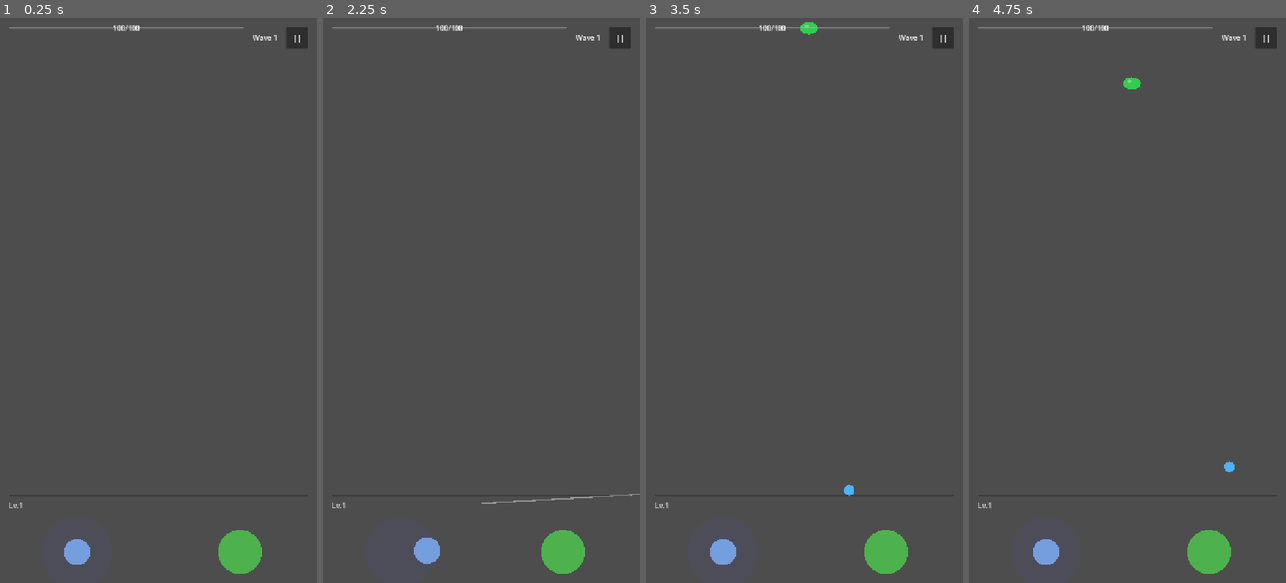
Above: before the commit, frames 1-4 (left to right).
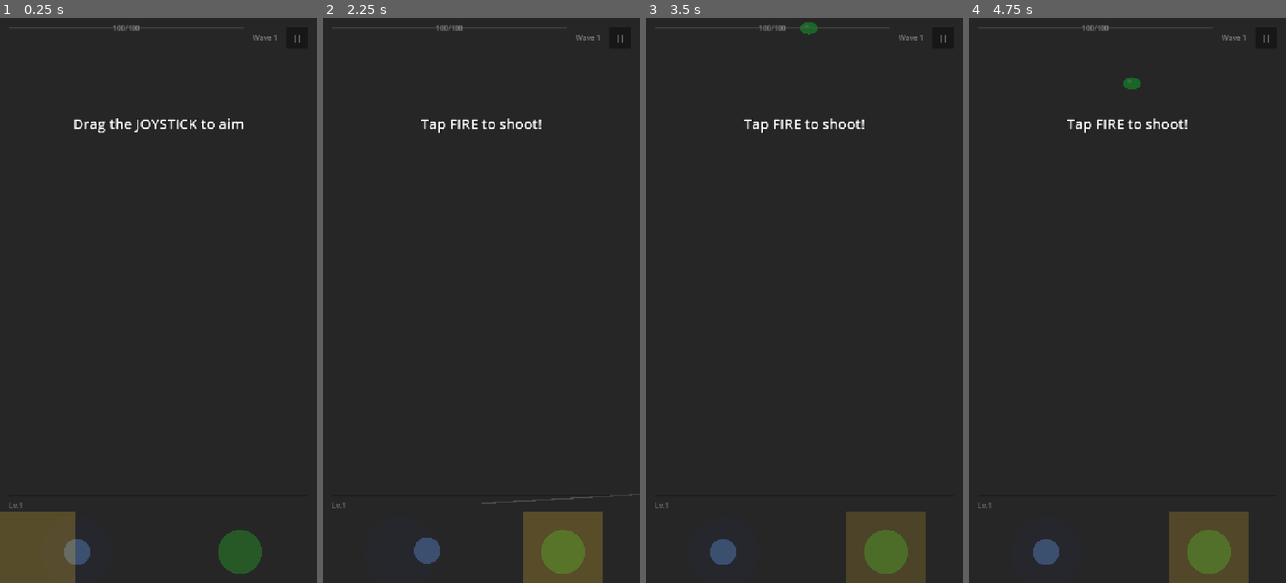
Above: after the commit, the same moments.

Repository: Randroids-Dojo/GoPit
Game: Godot game, scene res://scenes/game.tscn
Same seed, same stepped clock (60 frames per second), same inputs: the game is played once before the commit and once after it.
Inputs (mouse positions are in pixels of both pictures, inside the frame that each line leads up to):
- Up to frame 1 (0.25 s): no input
- Up to frame 2 (2.25 s): click "||" at 0.5 s; click "Resume" at 1.25 s; tap Enter at 2 s; drag from (399, 554) to (481, 549) at 2.02 s
- Up to frame 3 (3.5 s): drag from (886, 554) to (804, 549) at 2.77 s
- Up to frame 4 (4.75 s): move the mouse to (1159, 176) at 3.52 s; hold Right 3.53-4.25 s; tap Backspace at 3.6 s; click (1159, 176) at 3.67 s; drag from (1111, 413) to (1032, 215) at 4.27 s

The runs differ from the first frame. In frame 1, 100% of the frame differs, in the area x 0-100%, y 0-100%; in frame 2, 100%; in frame 3, 100%; in frame 4, 100%.

Commit message:
Add screen shake, damage feedback, and tutorial overlay
Screen shake & feedback (GoPit-bs4):
- CameraShake autoload for global screen shake effects
- Damage vignette flash on player damage
- Hit particles and floating damage numbers on enemy hits
- Small shake on enemy hit, larger shake on player damage

Tutorial overlay (GoPit-k6s):
- Step-by-step tutorial for new players
- Highlights joystick, fire button, then tracks first enemy hit
- Persists completion state to user://settings.save
- Auto-dismisses after tutorial completion

Diff:
--- a/project.godot
+++ b/project.godot
@@ -19,6 +19,7 @@
 
 GameManager="*res://scripts/autoload/game_manager.gd"
 SoundManager="*res://scripts/autoload/sound_manager.gd"
+CameraShake="*res://scripts/effects/camera_shake.gd"
 
 [display]
 
--- /dev/null
+++ b/scenes/effects/damage_number.tscn
@@ -0,0 +1,17 @@
+[gd_scene load_steps=2 format=3 uid="uid://damage_number"]
+
+[ext_resource type="Script" path="res://scripts/effects/damage_number.gd" id="1_script"]
+
+[node name="DamageNumber" type="Label"]
+offset_left = -50.0
+offset_top = -20.0
+offset_right = 50.0
+offset_bottom = 20.0
+theme_override_colors/font_color = Color(1, 1, 1, 1)
+theme_override_colors/font_outline_color = Color(0, 0, 0, 1)
+theme_override_constants/outline_size = 4
+theme_override_font_sizes/font_size = 24
+text = "10"
+horizontal_alignment = 1
+vertical_alignment = 1
+script = ExtResource("1_script")
--- /dev/null
+++ b/scenes/effects/hit_particles.tscn
@@ -0,0 +1,25 @@
+[gd_scene load_steps=3 format=3 uid="uid://hit_particles"]
+
+[ext_resource type="Script" path="res://scripts/effects/hit_particles.gd" id="1_script"]
+
+[sub_resource type="ParticleProcessMaterial" id="ParticleProcessMaterial_hit"]
+emission_shape = 1
+emission_sphere_radius = 5.0
+direction = Vector3(0, 0, 0)
+spread = 180.0
+initial_velocity_min = 80.0
+initial_velocity_max = 150.0
+gravity = Vector3(0, 0, 0)
+scale_min = 3.0
+scale_max = 6.0
+color = Color(1, 0.8, 0.2, 1)
+color_ramp = null
+
+[node name="HitParticles" type="GPUParticles2D"]
+emitting = false
+amount = 10
+process_material = SubResource("ParticleProcessMaterial_hit")
+lifetime = 0.3
+one_shot = true
+explosiveness = 1.0
+script = ExtResource("1_script")
--- a/scenes/game.tscn
+++ b/scenes/game.tscn
@@ -1,6 +1,8 @@
-[gd_scene load_steps=13 format=3 uid="uid://game_scene"]
+[gd_scene load_steps=15 format=3 uid="uid://game_scene"]
 
 [ext_resource type="Script" path="res://scripts/game/game_controller.gd" id="1_controller"]
+[ext_resource type="Script" path="res://scripts/effects/damage_vignette.gd" id="12_vignette"]
+[ext_resource type="Script" path="res://scripts/ui/tutorial_overlay.gd" id="13_tutorial"]
 [ext_resource type="Script" path="res://scripts/entities/ball_spawner.gd" id="2_spawner"]
 [ext_resource type="Script" path="res://scripts/input/virtual_joystick.gd" id="3_joystick"]
 [ext_resource type="Script" path="res://scripts/input/fire_button.gd" id="4_fire"]
@@ -29,6 +31,9 @@
 grow_vertical = 2
 color = Color(0.102, 0.102, 0.18, 1)
 
+[node name="GameCamera" type="Camera2D" parent="."]
+position = Vector2(360, 640)
+
 [node name="GameArea" type="Node2D" parent="."]
 
 [node name="Walls" type="Node2D" parent="GameArea"]
@@ -432,3 +437,60 @@
 [node name="QuitButton" type="Button" parent="UI/PauseOverlay/DimBackground/Panel/VBoxContainer"]
 layout_mode = 2
 text = "Quit"
+
+[node name="DamageVignette" type="ColorRect" parent="UI"]
+anchors_preset = 15
+anchor_right = 1.0
+anchor_bottom = 1.0
+grow_horizontal = 2
+grow_vertical = 2
+mouse_filter = 2
+color = Color(1, 0, 0, 0)
+script = ExtResource("12_vignette")
+
+[node name="TutorialOverlay" type="CanvasLayer" parent="UI"]
+layer = 10
+script = ExtResource("13_tutorial")
+
+[node name="DimBackground" type="ColorRect" parent="UI/TutorialOverlay"]
+anchors_preset = 15
+anchor_right = 1.0
+anchor_bottom = 1.0
+grow_horizontal = 2
+grow_vertical = 2
+mouse_filter = 2
+color = Color(0, 0, 0, 0.5)
+
+[node name="HintLabel" type="Label" parent="UI/TutorialOverlay/DimBackground"]
+layout_mode = 1
+anchors_preset = 5
+anchor_left = 0.5
+anchor_right = 0.5
+offset_left = -200.0
+offset_top = 200.0
+offset_right = 200.0
+offset_bottom = 280.0
+grow_horizontal = 2
+theme_override_colors/font_color = Color(1, 1, 1, 1)
+theme_override_colors/font_outline_color = Color(0, 0, 0, 1)
+theme_override_constants/outline_size = 6
+theme_override_font_sizes/font_size = 32
+text = "Drag the JOYSTICK to aim"
+horizontal_alignment = 1
+vertical_alignment = 1
+
+[node name="HighlightRing" type="Control" parent="UI/TutorialOverlay/DimBackground"]
+custom_minimum_size = Vector2(180, 180)
+layout_mode = 0
+offset_right = 180.0
+offset_bottom = 180.0
+
+[node name="Ring" type="ColorRect" parent="UI/TutorialOverlay/DimBackground/HighlightRing"]
+layout_mode = 1
+anchors_preset = 15
+anchor_right = 1.0
+anchor_bottom = 1.0
+grow_horizontal = 2
+grow_vertical = 2
+mouse_filter = 2
+color = Color(1, 0.8, 0.2, 0.3)
--- /dev/null
+++ b/scenes/ui/tutorial_overlay.tscn
@@ -0,0 +1,50 @@
+[gd_scene load_steps=2 format=3 uid="uid://tutorial_overlay"]
+
+[ext_resource type="Script" path="res://scripts/ui/tutorial_overlay.gd" id="1_script"]
+
+[node name="TutorialOverlay" type="CanvasLayer"]
+layer = 10
+script = ExtResource("1_script")
+
+[node name="DimBackground" type="ColorRect" parent="."]
+anchors_preset = 15
+anchor_right = 1.0
+anchor_bottom = 1.0
+grow_horizontal = 2
+grow_vertical = 2
+mouse_filter = 2
+color = Color(0, 0, 0, 0.5)
+
+[node name="HintLabel" type="Label" parent="DimBackground"]
+layout_mode = 1
+anchors_preset = 5
+anchor_left = 0.5
+anchor_right = 0.5
+offset_left = -200.0
+offset_top = 200.0
+offset_right = 200.0
+offset_bottom = 280.0
+grow_horizontal = 2
+theme_override_colors/font_color = Color(1, 1, 1, 1)
+theme_override_colors/font_outline_color = Color(0, 0, 0, 1)
+theme_override_constants/outline_size = 6
+theme_override_font_sizes/font_size = 32
+text = "Drag the JOYSTICK to aim"
+horizontal_alignment = 1
+vertical_alignment = 1
+
+[node name="HighlightRing" type="Control" parent="DimBackground"]
+custom_minimum_size = Vector2(180, 180)
+layout_mode = 0
+offset_right = 180.0
+offset_bottom = 180.0
+
+[node name="Ring" type="ColorRect" parent="DimBackground/HighlightRing"]
+layout_mode = 1
+anchors_preset = 15
+anchor_right = 1.0
+anchor_bottom = 1.0
+grow_horizontal = 2
+grow_vertical = 2
+mouse_filter = 2
+color = Color(1, 0.8, 0.2, 0.3)
--- a/scripts/autoload/game_manager.gd
+++ b/scripts/autoload/game_manager.gd
@@ -14,6 +14,7 @@
 signal game_over
 signal level_up_triggered
 signal level_up_completed
+signal player_damaged(amount: int)
 
 var current_state: GameState = GameState.MENU:
 	set(value):
@@ -86,6 +87,9 @@
 func take_damage(amount: int) -> void:
 	player_hp = max(0, player_hp - amount)
 	SoundManager.play(SoundManager.SoundType.PLAYER_DAMAGE)
+	player_damaged.emit(amount)
+	# Big screen shake on player damage
+	CameraShake.shake(15.0, 3.0)
 	if player_hp <= 0:
 		end_game()
 
--- /dev/null
+++ b/scripts/effects/camera_shake.gd
@@ -0,0 +1,42 @@
+extends Node
+## CameraShake autoload - provides global screen shake functionality
+
+var _camera: Camera2D
+var shake_intensity: float = 0.0
+var shake_decay: float = 5.0
+
+
+func _ready() -> void:
+	# Find or create camera when scene changes
+	get_tree().root.child_entered_tree.connect(_on_scene_changed)
+
+
+func _on_scene_changed(_node: Node) -> void:
+	# Defer to let scene fully load
+	call_deferred("_find_camera")
+
+
+func _find_camera() -> void:
+	_camera = get_tree().current_scene.get_node_or_null("GameCamera")
+
+
+func _process(delta: float) -> void:
+	if not _camera:
+		return
+
+	if shake_intensity > 0:
+		_camera.offset = Vector2(
+			randf_range(-shake_intensity, shake_intensity),
+			randf_range(-shake_intensity, shake_intensity)
+		)
+		shake_intensity = lerpf(shake_intensity, 0.0, shake_decay * delta)
+		if shake_intensity < 0.1:
+			shake_intensity = 0.0
+			_camera.offset = Vector2.ZERO
+	else:
+		_camera.offset = Vector2.ZERO
+
+
+func shake(intensity: float = 10.0, decay: float = 5.0) -> void:
+	shake_intensity = maxf(shake_intensity, intensity)
+	shake_decay = decay
--- /dev/null
+++ b/scripts/effects/damage_number.gd
@@ -0,0 +1,26 @@
+extends Label
+## Floating damage number that rises and fades out
+
+
+func _ready() -> void:
+	# Set up appearance
+	horizontal_alignment = HORIZONTAL_ALIGNMENT_CENTER
+	vertical_alignment = VERTICAL_ALIGNMENT_CENTER
+
+	# Animate: rise up and fade out
+	var tween := create_tween()
+	tween.set_parallel(true)
+	tween.tween_property(self, "position:y", position.y - 60, 0.6).set_ease(Tween.EASE_OUT)
+	tween.tween_property(self, "modulate:a", 0.0, 0.6).set_delay(0.2)
+	tween.set_parallel(false)
+	tween.tween_callback(queue_free)
+
+
+static func spawn(parent: Node, pos: Vector2, damage: int, damage_color: Color = Color.WHITE) -> void:
+	var scene := preload("res://scenes/effects/damage_number.tscn")
+	var label: Label = scene.instantiate()
+	label.text = str(damage)
+	label.position = pos + Vector2(randf_range(-10, 10), randf_range(-10, 10))
+	label.modulate = damage_color
+	label.z_index = 100
+	parent.add_child(label)
--- /dev/null
+++ b/scripts/effects/damage_vignette.gd
@@ -0,0 +1,31 @@
+extends ColorRect
+## Red vignette flash on player damage
+
+var flash_duration: float = 0.15
+var flash_timer: float = 0.0
+var max_alpha: float = 0.4
+
+
+func _ready() -> void:
+	color = Color(1, 0, 0, 0)  # Transparent red
+	mouse_filter = Control.MOUSE_FILTER_IGNORE
+	# Connect to GameManager damage signal
+	GameManager.state_changed.connect(_on_state_changed)
+
+
+func _on_state_changed(_old: GameManager.GameState, _new: GameManager.GameState) -> void:
+	# Reset on game restart
+	flash_timer = 0.0
+	color.a = 0
+
+
+func flash() -> void:
+	flash_timer = flash_duration
+
+
+func _process(delta: float) -> void:
+	if flash_timer > 0:
+		flash_timer -= delta
+		color.a = (flash_timer / flash_duration) * max_alpha
+	else:
+		color.a = 0
--- /dev/null
+++ b/scripts/effects/hit_particles.gd
@@ -0,0 +1,9 @@
+extends GPUParticles2D
+## Hit effect particles - auto-frees after emission
+
+
+func _ready() -> void:
+	emitting = true
+	one_shot = true
+	# Free after particles are done
+	finished.connect(queue_free)
--- a/scripts/entities/enemies/enemy_base.gd
+++ b/scripts/entities/enemies/enemy_base.gd
@@ -60,6 +60,7 @@
 	hp -= amount
 	took_damage.emit(self, amount)
 	_flash_hit()
+	_spawn_hit_effects(amount)
 
 
 func _flash_hit() -> void:
@@ -72,6 +73,23 @@
 	_flash_tween.tween_property(self, "modulate", Color.WHITE, 0.1)
 
 
+func _spawn_hit_effects(damage: int) -> void:
+	# Small screen shake
+	CameraShake.shake(3.0, 8.0)
+
+	var scene_root := get_tree().current_scene
+
+	# Spawn hit particles
+	var particles_scene := preload("res://scenes/effects/hit_particles.tscn")
+	var particles := particles_scene.instantiate()
+	particles.position = global_position
+	scene_root.add_child(particles)
+
+	# Spawn floating damage number
+	var DamageNumber := preload("res://scripts/effects/damage_number.gd")
+	DamageNumber.spawn(scene_root, global_position, damage, Color(1, 0.9, 0.3))
+
+
 func _die() -> void:
 	SoundManager.play(SoundManager.SoundType.ENEMY_DEATH)
 	died.emit(self)
--- a/scripts/game/game_controller.gd
+++ b/scripts/game/game_controller.gd
@@ -11,6 +11,8 @@
 @onready var fire_button: Control = $UI/HUD/InputContainer/HBoxContainer/FireButtonContainer/FireButton
 @onready var aim_line: Line2D = $GameArea/AimLine
 @onready var pause_overlay: CanvasLayer = $UI/PauseOverlay
+@onready var damage_vignette: ColorRect = $UI/DamageVignette
+@onready var tutorial_overlay: CanvasLayer = $UI/TutorialOverlay
 
 var gem_scene: PackedScene = preload("res://scenes/entities/gem.tscn")
 
@@ -46,6 +48,7 @@
 	# Connect to game state for enemy spawning
 	GameManager.game_started.connect(_on_game_started)
 	GameManager.game_over.connect(_on_game_over)
+	GameManager.player_damaged.connect(_on_player_damaged)
 
 	# Connect enemy spawner to spawn gems on death
 	if enemy_spawner:
@@ -63,6 +66,11 @@
 func _on_game_over() -> void:
 	if enemy_spawner:
 		enemy_spawner.stop_spawning()
+
+
+func _on_player_damaged(_amount: int) -> void:
+	if damage_vignette:
+		damage_vignette.flash()
 
 
 func _on_player_zone_body_entered(body: Node2D) -> void:
@@ -84,11 +92,19 @@
 func _on_enemy_spawned(enemy: EnemyBase) -> void:
 	# Connect to enemy death to spawn gems
 	enemy.died.connect(_on_enemy_died)
+	# Connect to enemy damage for tutorial
+	enemy.took_damage.connect(_on_enemy_took_damage)
 
 
 func _on_enemy_died(enemy: EnemyBase) -> void:
 	_spawn_gem(enemy.global_position, enemy.xp_value)
 	_check_wave_progress()
+
+
+func _on_enemy_took_damage(_enemy: EnemyBase, _amount: int) -> void:
+	# Notify tutorial
+	if tutorial_overlay and tutorial_overlay.has_method("on_enemy_hit"):
+		tutorial_overlay.on_enemy_hit()
 
 
 func _spawn_gem(pos: Vector2, xp_value: int) -> void:
@@ -131,6 +147,10 @@
 	if aim_line and ball_spawner:
 		aim_line.show_line(direction, ball_spawner.global_position)
 
+	# Notify tutorial
+	if tutorial_overlay and tutorial_overlay.has_method("on_joystick_used"):
+		tutorial_overlay.on_joystick_used()
+
 
 func _on_joystick_released() -> void:
 	if aim_line:
@@ -140,6 +160,10 @@
 func _on_fire_pressed() -> void:
 	if ball_spawner:
 		ball_spawner.fire()
+
+	# Notify tutorial
+	if tutorial_overlay and tutorial_overlay.has_method("on_ball_fired"):
+		tutorial_overlay.on_ball_fired()
 
 
 func _process(_delta: float) -> void:
--- /dev/null
+++ b/scripts/ui/tutorial_overlay.gd
@@ -0,0 +1,123 @@
+extends CanvasLayer
+## First-time tutorial overlay with step-by-step hints
+
+enum TutorialStep { AIM, FIRE, HIT, COMPLETE }
+
+var current_step: TutorialStep = TutorialStep.AIM
+var has_completed_tutorial: bool = false
+
+@onready var dim_background: ColorRect = $DimBackground
+@onready var hint_label: Label = $DimBackground/HintLabel
+@onready var highlight_ring: Control = $DimBackground/HighlightRing
+
+const SETTINGS_PATH := "user://settings.save"
+
+
+func _ready() -> void:
+	process_mode = Node.PROCESS_MODE_ALWAYS
+	has_completed_tutorial = _load_tutorial_state()
+
+	if has_completed_tutorial:
+		visible = false
+		queue_free()
+		return
+
+	visible = true
+	_show_step(TutorialStep.AIM)
+
+
+func _show_step(step: TutorialStep) -> void:
+	current_step = step
+
+	match step:
+		TutorialStep.AIM:
+			hint_label.text = "Drag the JOYSTICK to aim"
+			_show_highlight_at("VirtualJoystick")
+		TutorialStep.FIRE:
+			hint_label.text = "Tap FIRE to shoot!"
+			_show_highlight_at("FireButton")
+		TutorialStep.HIT:
+			hint_label.text = "Hit enemies before they reach you!"
+			_hide_highlight()
+		TutorialStep.COMPLETE:
+			_save_tutorial_complete()
+			_fade_out()
+
+
+func _show_highlight_at(node_name: String) -> void:
+	# Find the control in the HUD
+	var hud := get_tree().current_scene.get_node_or_null("UI/HUD")
+	if not hud:
+		return
+
+	var target: Control = hud.find_child(node_name, true, false)
+	if not target or not highlight_ring:
+		return
+
+	# Position the highlight ring over the target
+	var target_center := target.global_position + target.size / 2
+	highlight_ring.global_position = target_center - highlight_ring.size / 2
+	highlight_ring.visible = true
+
+	# Pulse animation
+	var tween := create_tween().set_loops()
+	tween.tween_property(highlight_ring, "modulate:a", 0.5, 0.5)
+	tween.tween_property(highlight_ring, "modulate:a", 1.0, 0.5)
+
+
+func _hide_highlight() -> void:
+	if highlight_ring:
+		highlight_ring.visible = false
+
+
+func _fade_out() -> void:
+	var tween := create_tween()
+	tween.tween_property(dim_background, "modulate:a", 0.0, 0.5)
+	tween.tween_callback(queue_free)
+
+
+func on_joystick_used() -> void:
+	if current_step == TutorialStep.AIM:
+		_show_step(TutorialStep.FIRE)
+
+
+func on_ball_fired() -> void:
+	if current_step == TutorialStep.FIRE:
+		_show_step(TutorialStep.HIT)
+
+
+func on_enemy_hit() -> void:
+	if current_step == TutorialStep.HIT:
+		_show_step(TutorialStep.COMPLETE)
+
+
+func _load_tutorial_state() -> bool:
+	if not FileAccess.file_exists(SETTINGS_PATH):
+		return false
+
+	var file := FileAccess.open(SETTINGS_PATH, FileAccess.READ)
+	if not file:
+		return false
+
+	var data = JSON.parse_string(file.get_as_text())
+	if data and data.has("tutorial_complete"):
+		return data["tutorial_complete"]
+	return false
+
+
+func _save_tutorial_complete() -> void:
+	var data := {}
+
+	# Load existing settings first
+	if FileAccess.file_exists(SETTINGS_PATH):
+		var file := FileAccess.open(SETTINGS_PATH, FileAccess.READ)
+		if file:
+			var existing = JSON.parse_string(file.get_as_text())
+			if existing:
+				data = existing
+
+	data["tutorial_complete"] = true
+
+	var file := FileAccess.open(SETTINGS_PATH, FileAccess.WRITE)
+	if file:
+		file.store_string(JSON.stringify(data))
Not shown, changed: .beads/issues.jsonl
